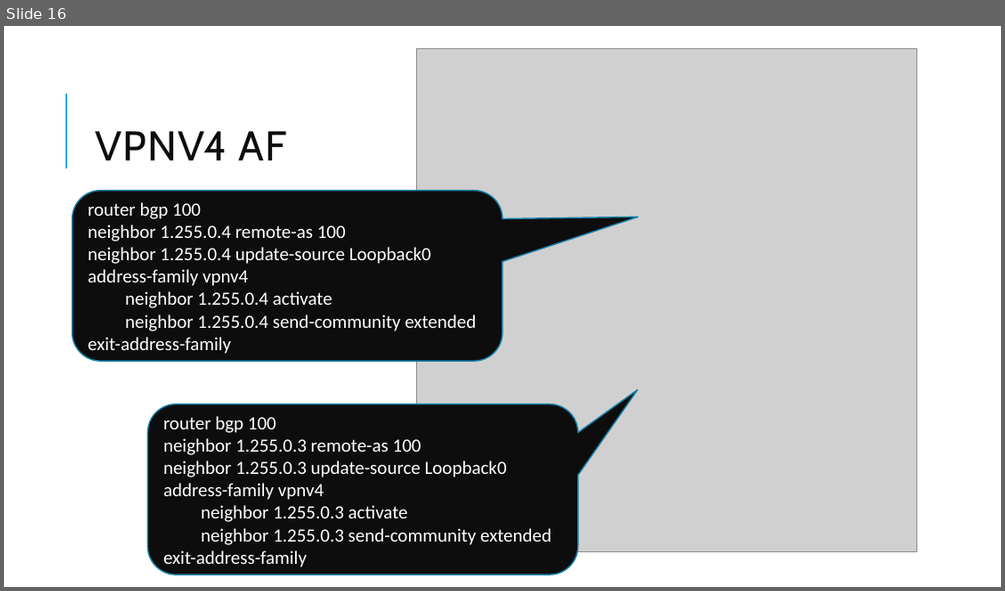
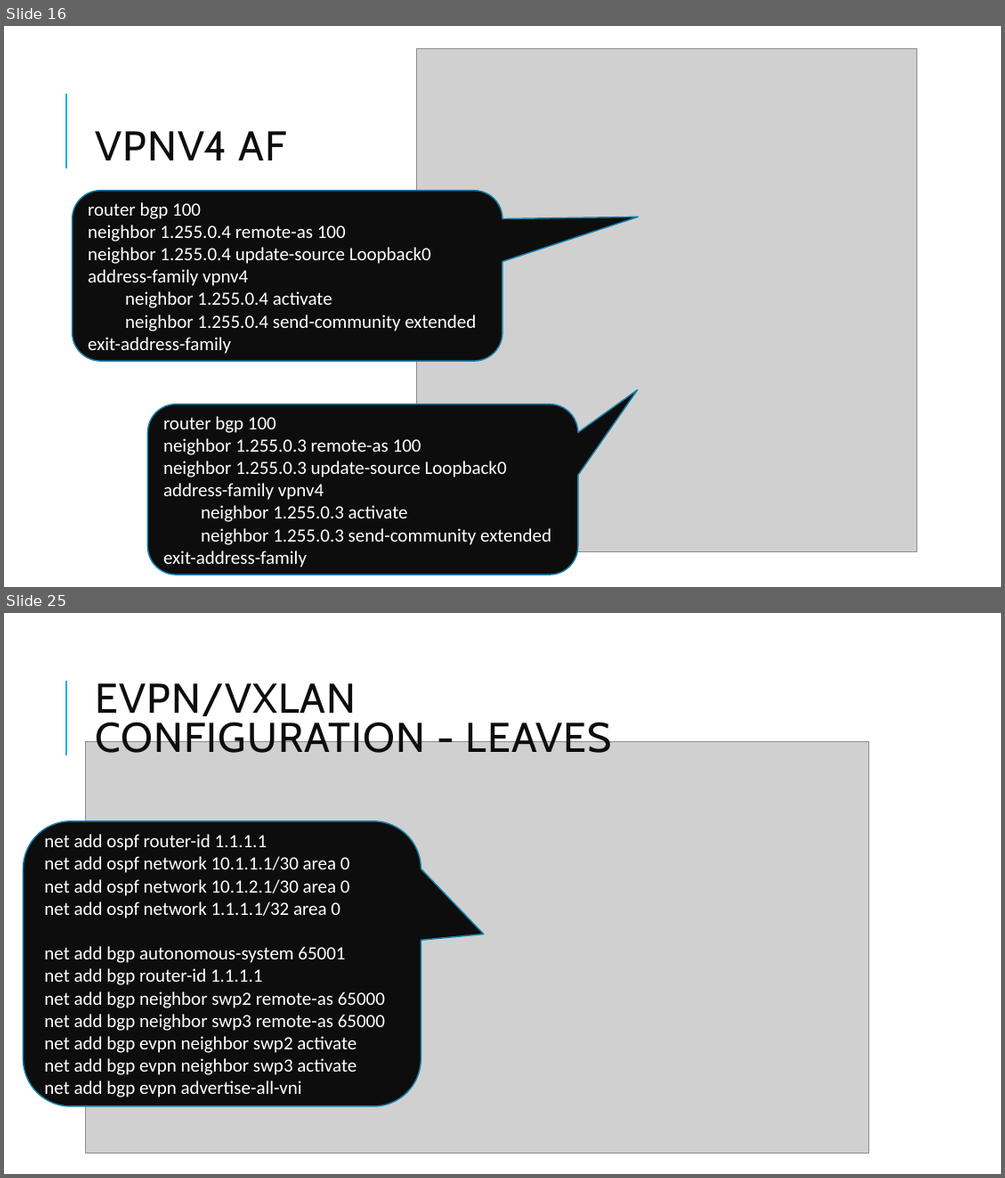
Before and after one commit to BSc-MSc-Projects/NSD-VPNs, a slide deck: NSD presentation_GIAN.pptx. Shown one above the other, each under a label of ours: slide 16 before the commit, slides 16 and 25 after it; the slides between them are not shown. The pictures are 1005x591 and 1005x1178 pixels, drawn with LibreOffice and Linux fonts; fonts in the diff are those of the drawing; grey boxes stand for pictures. Boxes give left, top, right and bottom in pixels: in the first picture for what was removed or moved away, otherwise in the second. Text is boxed around its words. In the diff, an @@ line names an element or a change of style, - is before the commit and + after.

```diff
--- a/NSD presentation_GIAN.pptx
+++ b/NSD presentation_GIAN.pptx
@@ slide 25 added at (4,613,1001,1174), background #FFFFFF; not listed: 1 template element that a slide beside it also shows @@
@@ text added at (95,683,612,753), 40 pt, text #0D0D0D @@
+EVPN/VXLAN CONFIGURATION - LEAVES
@@ picture added at (86,742,868,1153) @@
@@ rounded speech box added at (24,821,421,1106), fill #0D0D0D, outline #1580A9 1.25 pt, 18 pt, text #FFFFFF @@
+net add ospf router-id 1.1.1.1
+net add ospf network 10.1.1.1/30 area 0
+net add ospf network 10.1.2.1/30 area 0
+net add ospf network 1.1.1.1/32 area 0
+net add bgp autonomous-system 65001
+net add bgp router-id 1.1.1.1
+net add bgp neighbor swp2 remote-as 65000
+net add bgp neighbor swp3 remote-as 65000
+net add bgp evpn neighbor swp2 activate
+net add bgp evpn neighbor swp3 activate
+net add bgp evpn advertise-all-vni
```
Also in this commit, not shown: 18 other slides added.
